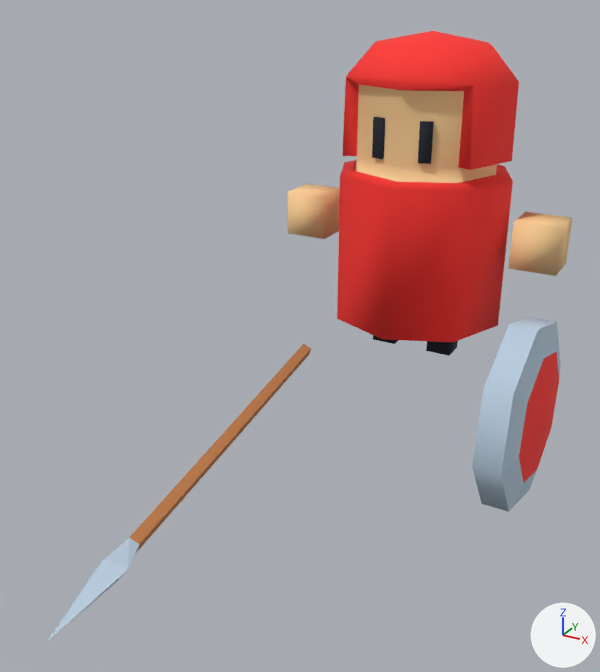
The FBX model Idle Plunder War/Assets/Art/FBX/Character/B01_FBX/B01_skin.FBX as it was, and as the next commit left it.
Before and after are seen from a camera (50 mm lens) standing at (60.1, -163.0, 77.0) and looking at (-4.7, -45.2, 18.1). Every picture has the same lights, and +X, +Y and +Z are marked at lower right.

Objects in the first picture: 'B013', 'dun012', 'mao012'.
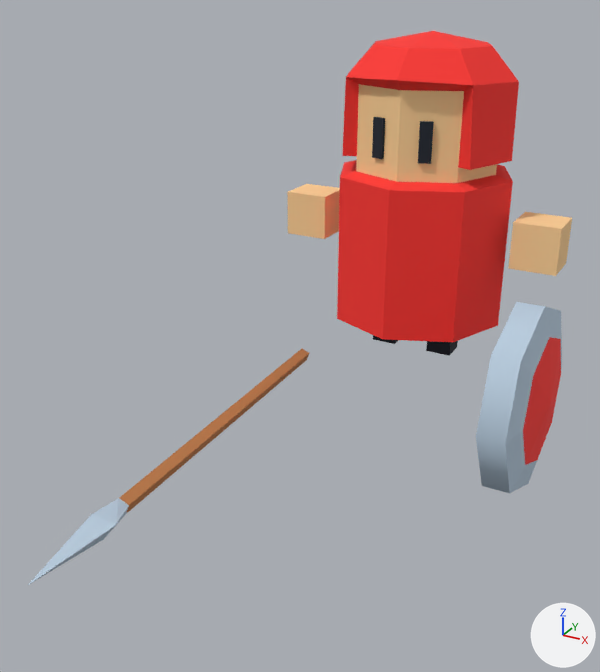
Diff of the bpy script that builds the scene:
```diff
--- a/Idle Plunder War/Assets/Art/FBX/Character/B01_FBX/B01_skin.FBX.py
+++ b/Idle Plunder War/Assets/Art/FBX/Character/B01_FBX/B01_skin.FBX.py
@@ me_mesh @@
 me_mesh.from_pydata(...)  # 107 vertices, 186 faces; spans x -55.3..4.8, y -18.5..18.5, z -33.2..33.2
 # used by ob_b013; location = (25.0, 0.0, 33.2)
+# me_mesh part 1: edges marked sharp go from 0 to 181
 me_mesh.materials.append(mat_material__25)
@@ ob_dun012 @@
 ob_dun012 = bpy.data.objects.new('dun012', me_mesh_002)
-ob_dun012.location = (32.4, -28.1, 4.2)
-ob_dun012.rotation_euler = (0.158, -1.723, 1.383)  # degrees (9.1, -99, 79)
+ob_dun012.location = (32.4, -27.3, 7.0)
+ob_dun012.rotation_euler = (1.479, -1.6, 0.0637)  # degrees (85, -92, 3.6)
@@ ob_mao012 @@
 ob_mao012 = bpy.data.objects.new('mao012', me_mesh_001)
-ob_mao012.location = (-25.1, -48.1, -13.3)
-ob_mao012.rotation_euler = (1.735, -0.401, -0.0352)  # degrees (99, -23, -2)
+ob_mao012.location = (-25.1, -49.6, -7.4)
+ob_mao012.rotation_euler = (1.574, -0.403, 0.0278)  # degrees (90, -23, 1.6)
```

Location of each change, [x1, y1, x2, y2] in pixels of the pictures (600 x 672 px):
'dun012', moved, turned: before [472, 317, 561, 512]; after [476, 302, 562, 493]
'mao012', moved, turned: before [47, 344, 311, 642]; after [28, 349, 309, 585]
part 1 of me_mesh, shading changed: [287, 31, 572, 356] in both
